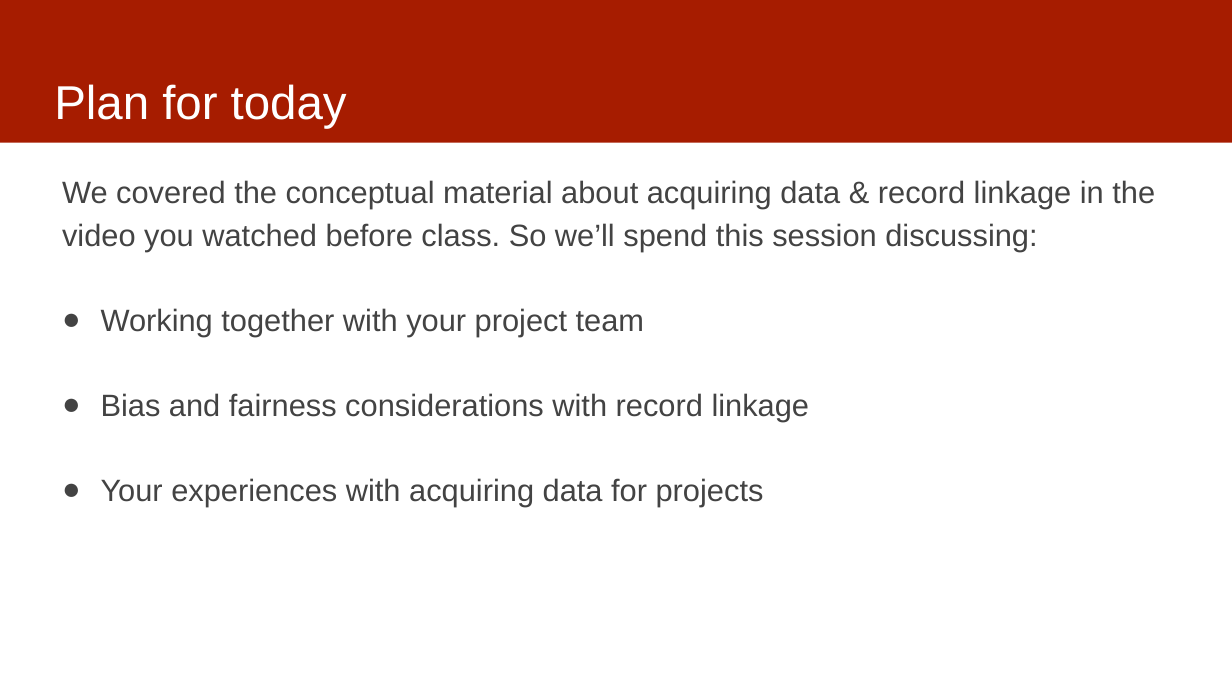
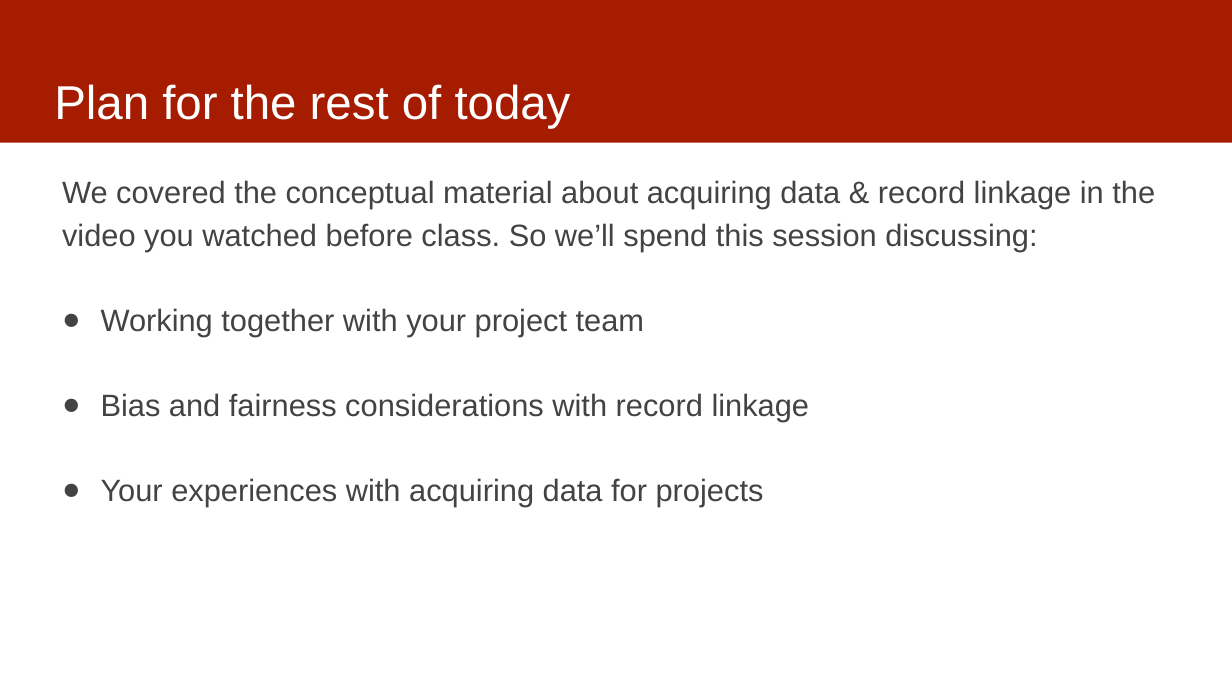
Before and after one commit to dssg/mlforpublicpolicylab, a slide deck: slide 13 of 02 - Case Studies and Acquiring Data/data -- discussion.pptx. Drawn at 1232x693 pixels with LibreOffice and Linux fonts; fonts in the diff are those of the drawing. Boxes give left, top, right and bottom in pixels: in the first picture for what was removed or moved away, otherwise in the second. Text is boxed around its words. In the diff, an @@ line names an element or a change of style, - is before the commit and + after.

Commit message:
edited data discussion slides

```diff
--- a/02 - Case Studies and Acquiring Data/data -- discussion.pptx
+++ b/02 - Case Studies and Acquiring Data/data -- discussion.pptx
@@ title at [54, 84, 571, 129]: text changed @@
-Plan for today
+Plan for the rest of today
```
